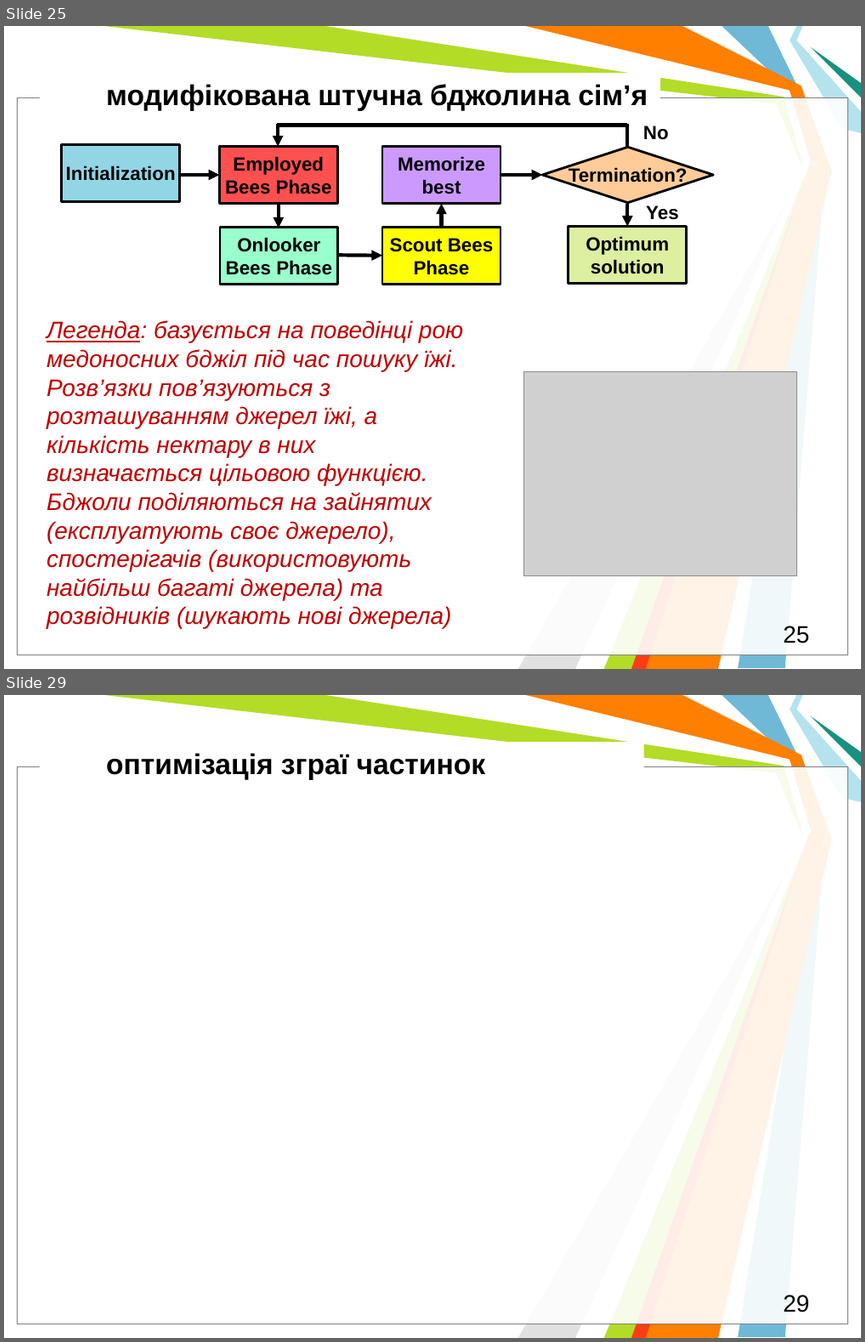
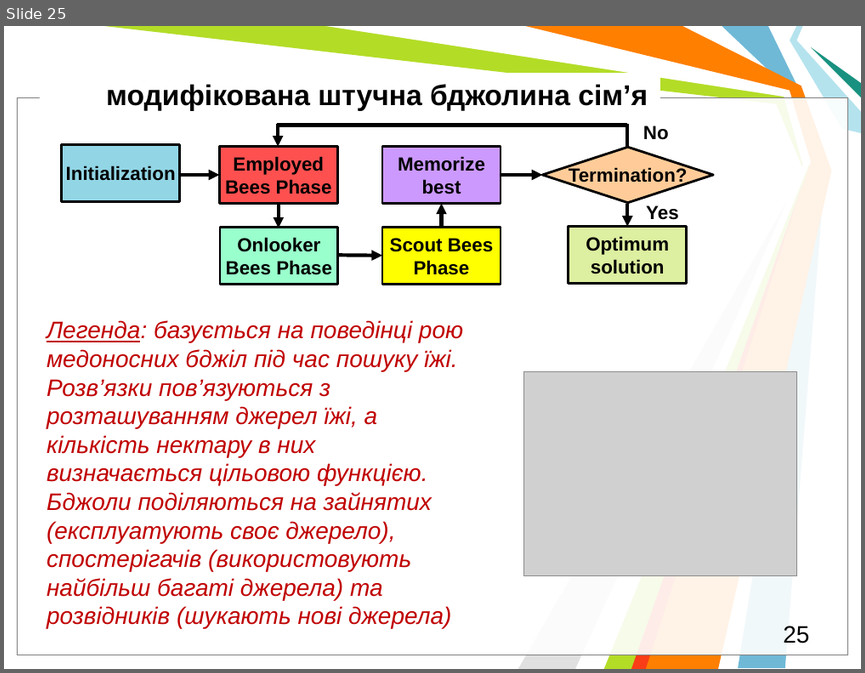
Before and after one commit to l432/NMK, a slide deck: Lecture/DAAD/DAAD_MetaH.pptm. Shown one above the other, each under a label of ours: slides 25 and 29 before the commit, slide 25 after it; the slides between them are not shown. The pictures are 865x1342 and 865x673 pixels, drawn with LibreOffice and Linux fonts; fonts in the diff are those of the drawing; grey boxes stand for pictures; background and template pictures are left out. Boxes give left, top, right and bottom in pixels: in the first picture for what was removed or moved away, otherwise in the second. Text is boxed around its words. In the diff, an @@ line names an element or a change of style, - is before the commit and + after.

```diff
--- a/Lecture/DAAD/DAAD_MetaH.pptm
+++ b/Lecture/DAAD/DAAD_MetaH.pptm
@@ slide 29 removed at box(4, 695, 861, 1338), background #FFFFFF; not listed: 11 template elements that a slide beside it also shows @@
@@ text removed at box(106, 753, 486, 780) @@
-оптимізація зграї частинок
@@ page number removed at box(783, 1294, 809, 1312) @@
-29
```
Also in this commit, not shown: 3 slides changed, 4 slides added, 1 other file.
